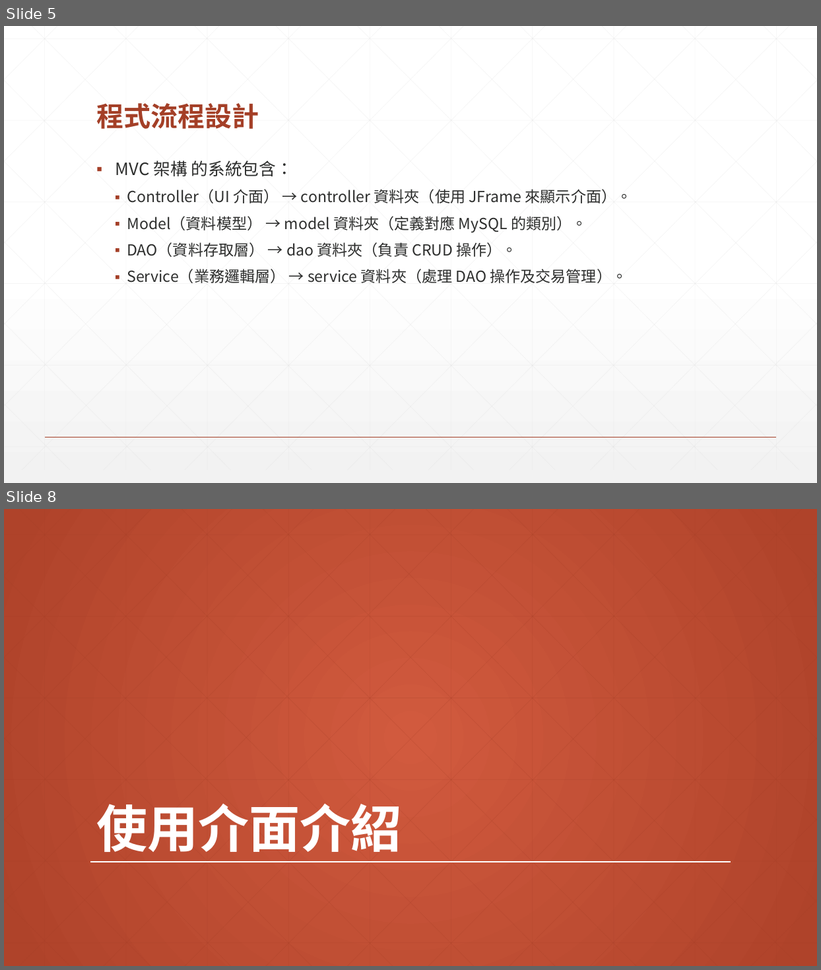
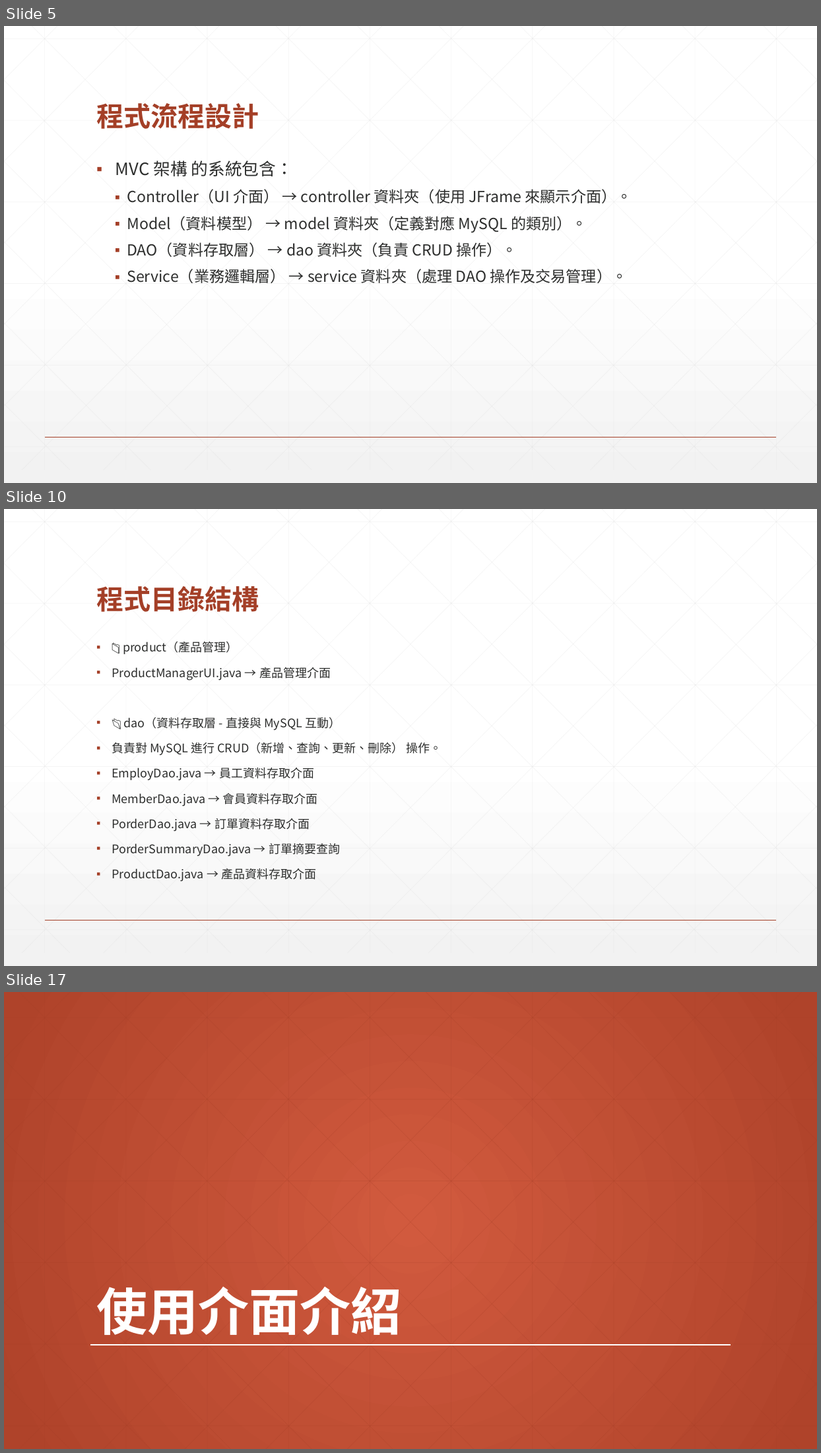
Before and after one commit to guyverfax/SportProject, a slide deck: 作業5-體育用品店訂單和庫存管理系統.pptx. Shown one above the other, each under a label of ours: slides 5 and 8 before the commit, slides 5, 10 and 17 after it; the slides between them are not shown. The pictures are 821x970 and 821x1453 pixels, drawn with LibreOffice and Linux fonts; fonts in the diff are those of the drawing. Boxes give left, top, right and bottom in pixels: in the first picture for what was removed or moved away, otherwise in the second. Text is boxed around its words. In the diff, an @@ line names an element or a change of style, - is before the commit and + after.

```diff
--- a/作業5-體育用品店訂單和庫存管理系統.pptx
+++ b/作業5-體育用品店訂單和庫存管理系統.pptx
@@ slide 10 added at (x1=4, y1=509, x2=817, y2=966), background gradient #FFFFFF to #F2F2F2; not listed: 47 template elements that a slide beside it also shows @@
@@ title added at (x1=96, y1=586, x2=259, y2=612), 32 pt, text #A43F27, bold @@
+程式目錄結構
@@ text added at (x1=112, y1=642, x2=442, y2=882), 14 pt, text #2D2E2D @@
+▪ 📁 product（產品管理）
+▪ ProductManagerUI.java → 產品管理介面
+▪ 📂 dao（資料存取層 - 直接與 MySQL 互動）
+▪ 負責對 MySQL 進行 CRUD（新增、查詢、更新、刪除） 操作。
+▪ EmployDao.java → 員工資料存取介面
+▪ MemberDao.java → 會員資料存取介面
+▪ PorderDao.java → 訂單資料存取介面
+▪ PorderSummaryDao.java → 訂單摘要查詢
+▪ ProductDao.java → 產品資料存取介面
@@ what was slide 8 is now slide 17 @@
```
Also in this commit, not shown: 10 slides changed, 26 other slides added, 2 slides removed.
